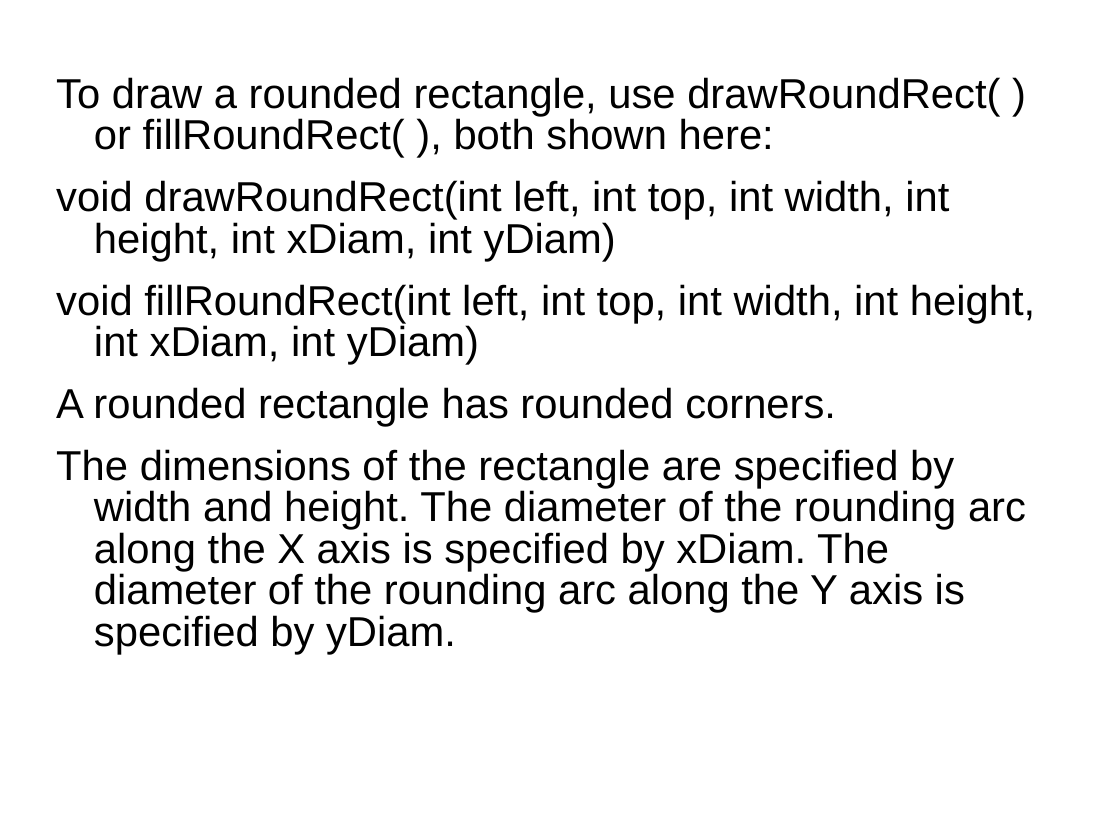
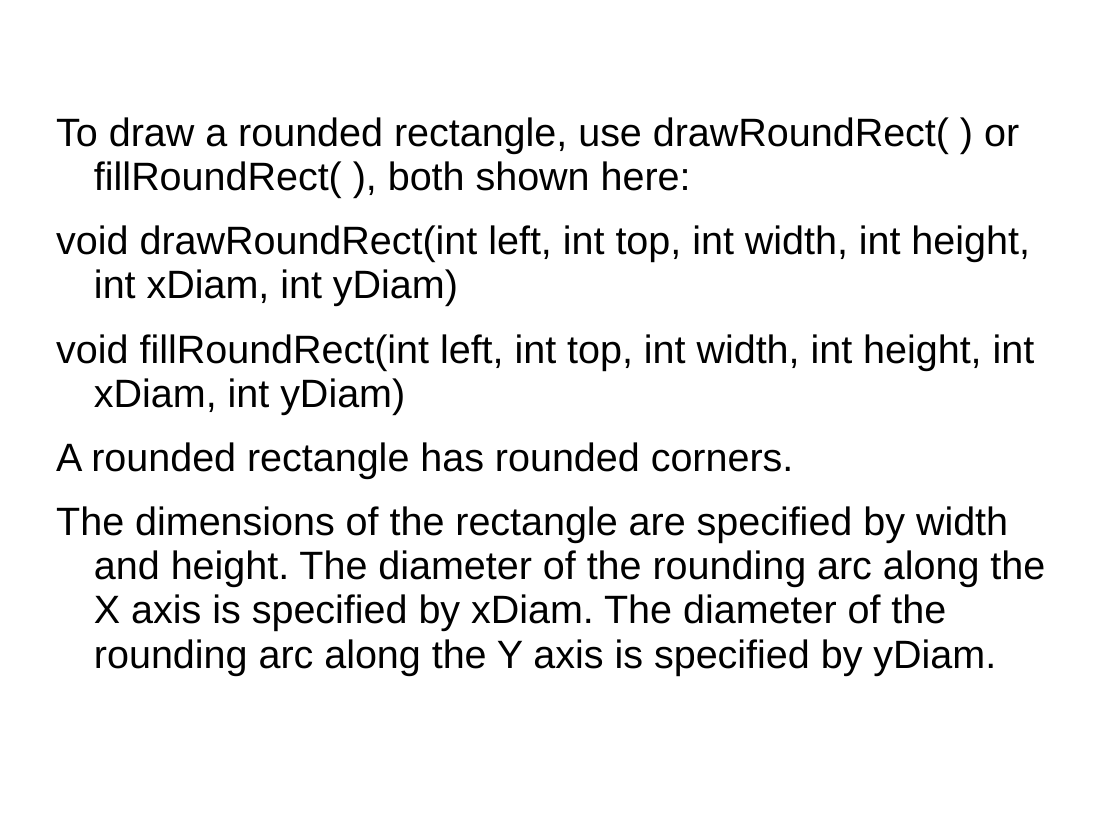
Before and after one commit to GeneralNitin/S4, a slide deck: slide 39 of S4/04. OODP/Notes & PPTs/Chaithanya Ma'ams/Module 6/01. AWT & Swing.ppt. Drawn at 1120x840 pixels with LibreOffice and Linux fonts; fonts in the diff are those of the drawing. Boxes give left, top, right and bottom in pixels: in the first picture for what was removed or moved away, otherwise in the second. Text is boxed around its words. In the diff, an @@ line names an element or a change of style, - is before the commit and + after.

```diff
--- a/S4/04. OODP/Notes & PPTs/Chaithanya Ma'ams/Module 6/01. AWT & Swing.ppt
+++ b/S4/04. OODP/Notes & PPTs/Chaithanya Ma'ams/Module 6/01. AWT & Swing.ppt
@@ text "To draw a rounded rectangle, ...": place and size @@
-text "To draw a rounded rectangle, ..." at box(56, 77, 1035, 655)
+text "To draw a rounded rectangle, ..." at box(56, 117, 1045, 675)
@@ text "To draw a rounded rectangle, ..." at box(56, 117, 1045, 675): size 29.6 to 28 pt; line spacing 0.83 to 0.93 @@
```
Also in this commit, not shown: 18 other slides changed.
